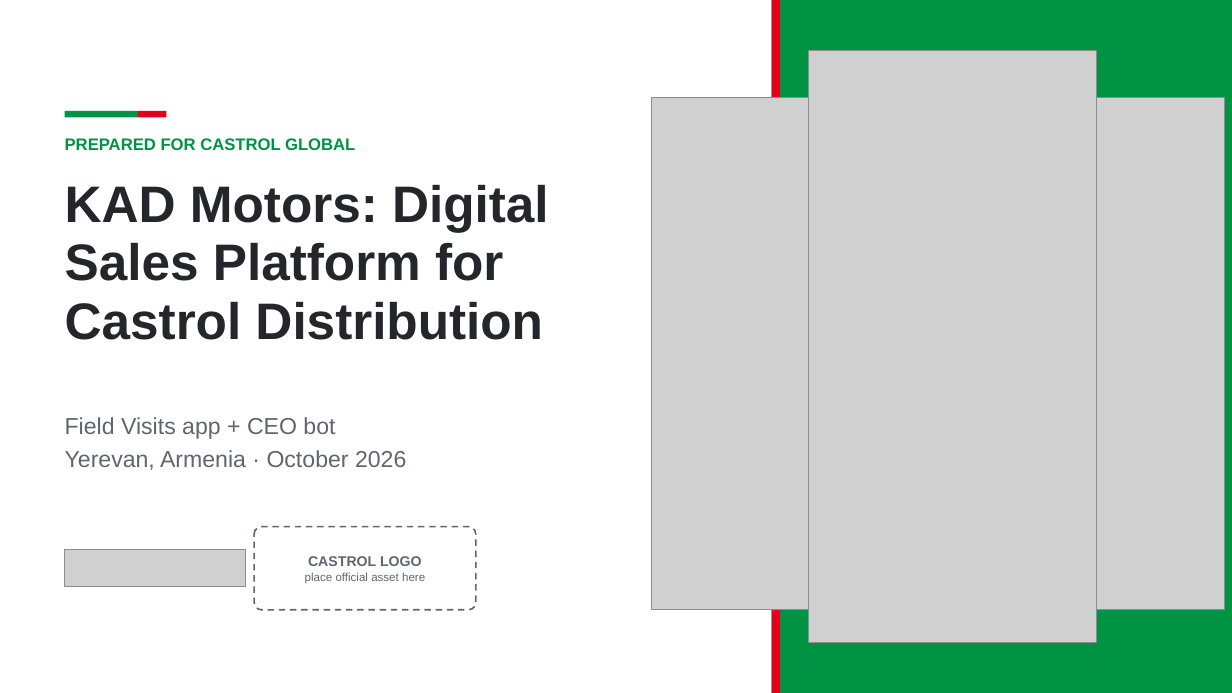
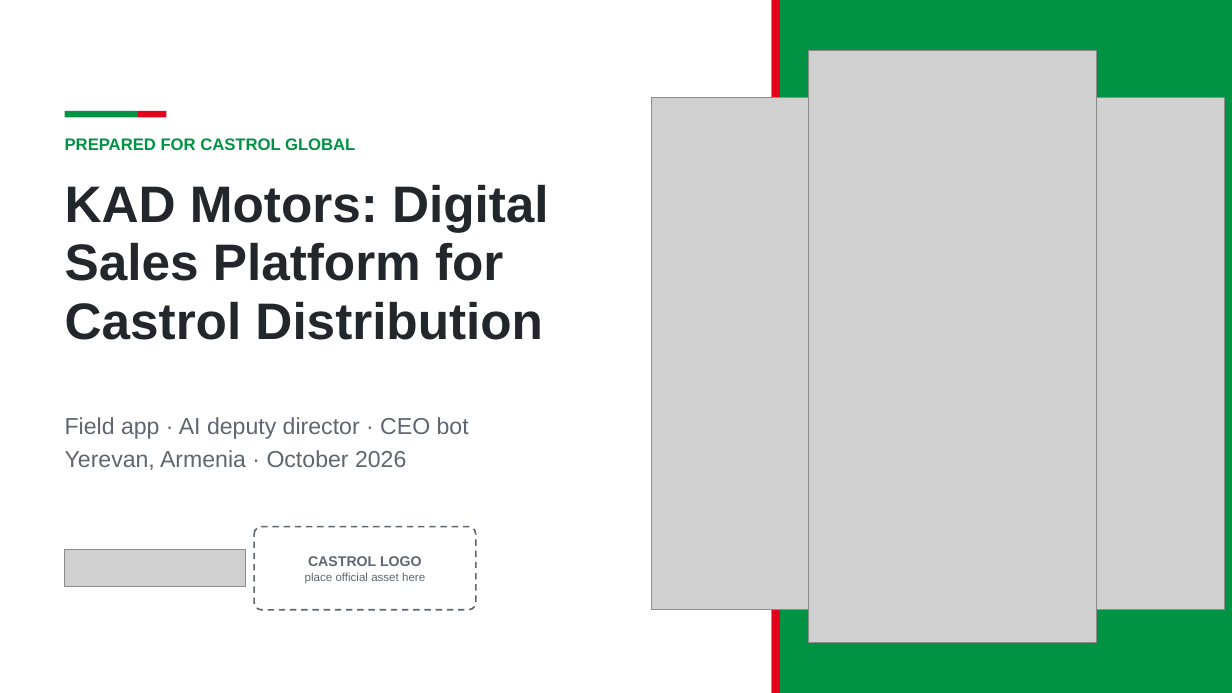
Before and after one commit to kdavtian/SalesManagerVisits, a slide deck: slide 1 of docs/castrol-global/KAD_Platform_Castrol_Global.pptx. Drawn at 1232x693 pixels with LibreOffice and Linux fonts; fonts in the diff are those of the drawing; grey boxes stand for pictures. Boxes give left, top, right and bottom in pixels: in the first picture for what was removed or moved away, otherwise in the second. Text is boxed around its words. In the diff, an @@ line names an element or a change of style, - is before the commit and + after.

```diff
--- a/docs/castrol-global/KAD_Platform_Castrol_Global.pptx
+++ b/docs/castrol-global/KAD_Platform_Castrol_Global.pptx
@@ text at (65, 417, 469, 439): text changed @@
-Field Visits app + CEO bot
+Field app · AI deputy director · CEO bot
```
Also in this commit, not shown: 10 other slides changed, 11 slides added, 3 slides removed, 12 other files.
